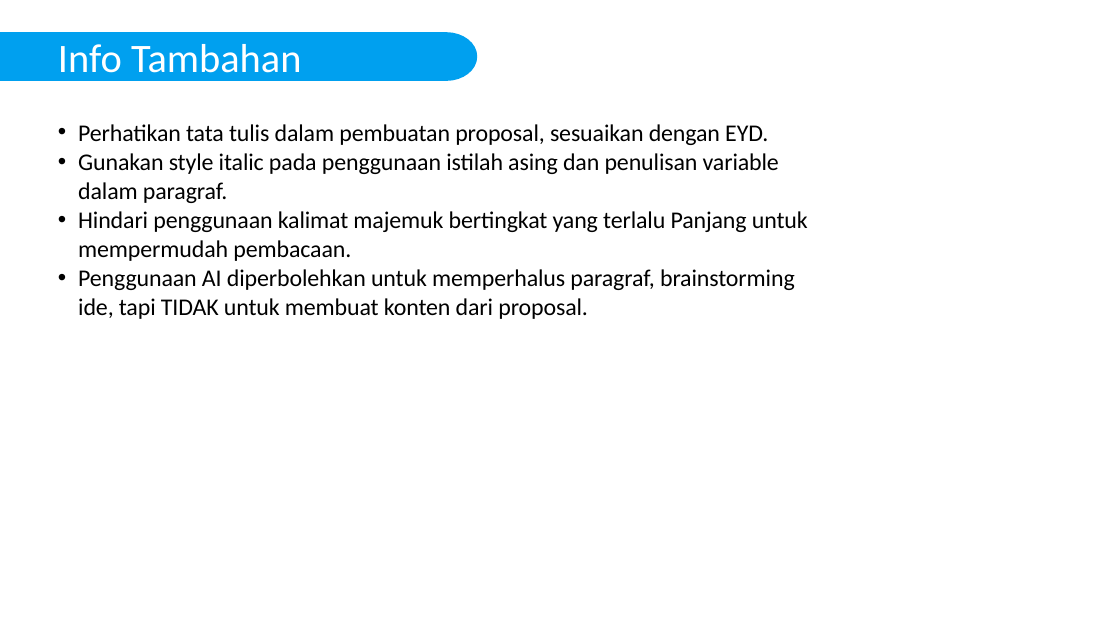
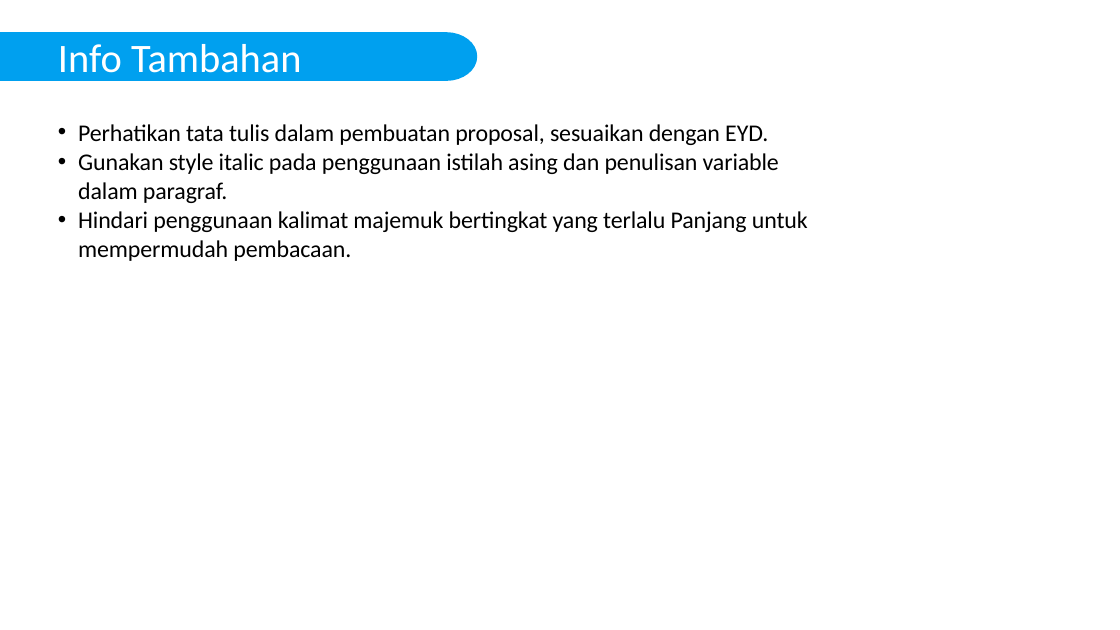
Before and after one commit to aryarefman/paper, a slide deck: slide 33 of TA/Proposal TA (1).pptx. Drawn at 1120x630 pixels with LibreOffice and Linux fonts; fonts in the diff are those of the drawing. Boxes give left, top, right and bottom in pixels: in the first picture for what was removed or moved away, otherwise in the second. Text is boxed around its words. In the diff, an @@ line names an element or a change of style, - is before the commit and + after.

Commit message:
new ppt

```diff
--- a/TA/Proposal TA (1).pptx
+++ b/TA/Proposal TA (1).pptx
@@ text at (x1=78, y1=269, x2=795, y2=319): paragraph removed @@
-• Penggunaan AI diperbolehkan untuk memperhalus paragraf, brainstorming ide, tapi TIDAK untuk membuat konten dari proposal.
```
